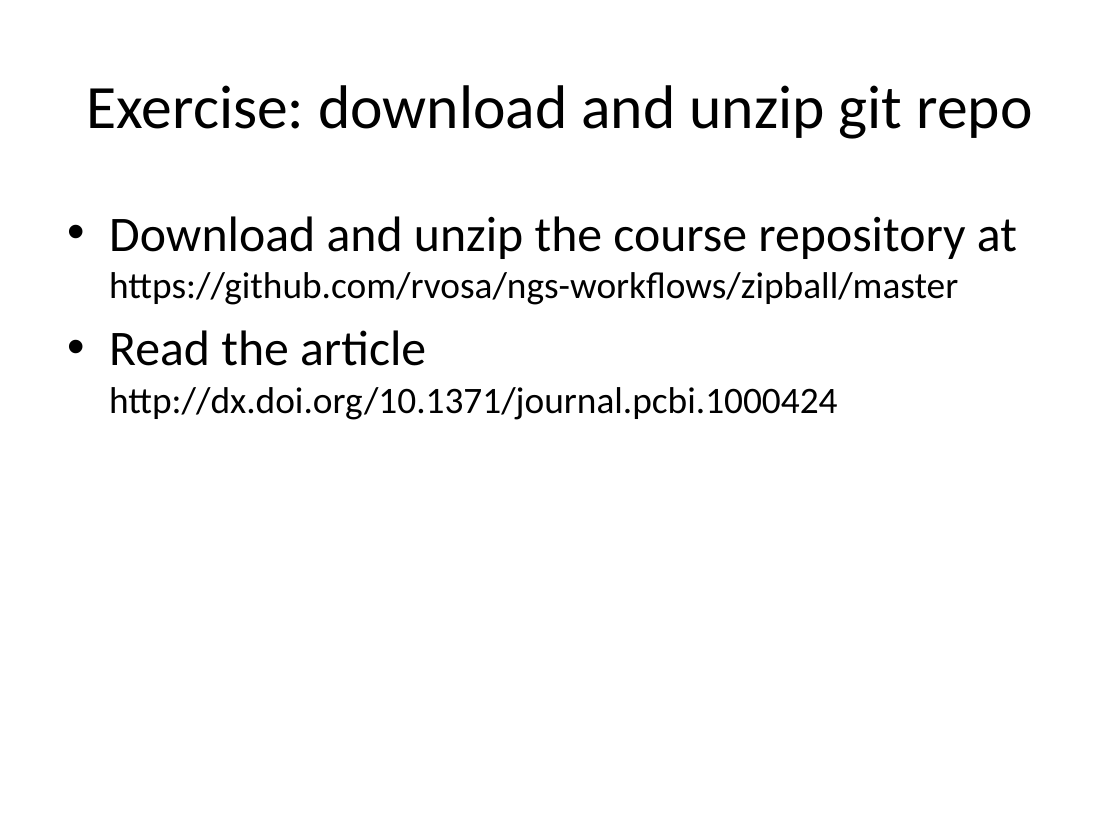
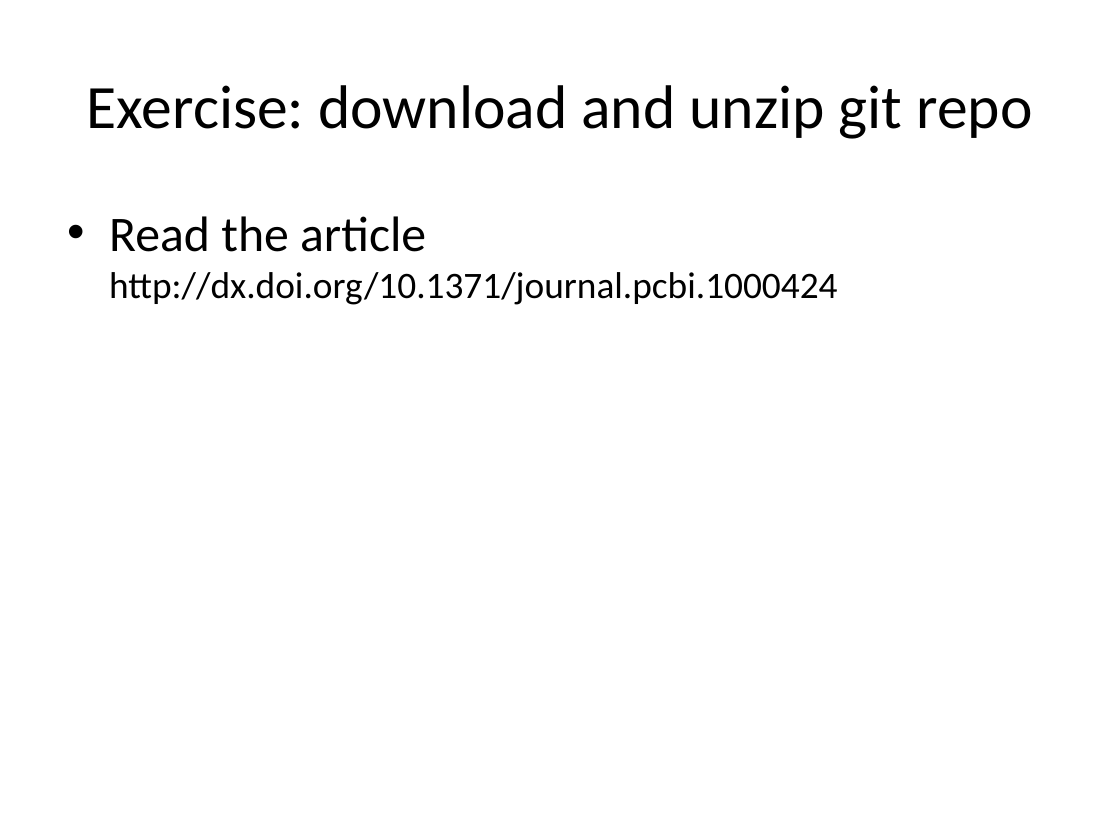
Before and after one commit to rvosa/ngs-workflows, a slide deck: slide 7 of doc/slides/day2/session4/ProjectOrg.pptx. Drawn at 1120x840 pixels with LibreOffice and Linux fonts; fonts in the diff are those of the drawing. Boxes give left, top, right and bottom in pixels: in the first picture for what was removed or moved away, otherwise in the second. Text is boxed around its words. In the diff, an @@ line names an element or a change of style, - is before the commit and + after.

```diff
--- a/doc/slides/day2/session4/ProjectOrg.pptx
+++ b/doc/slides/day2/session4/ProjectOrg.pptx
@@ text at bbox=[109, 216, 1017, 305]: paragraph removed @@
-• Download and unzip the course repository at https://github.com/rvosa/ngs-workflows/zipball/master
```
Also in this commit, not shown: 2 other files.
